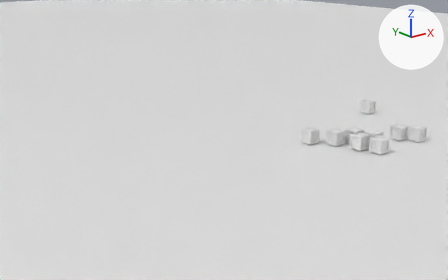
A saved change to the Blender file blender/track_2_ai.blend.
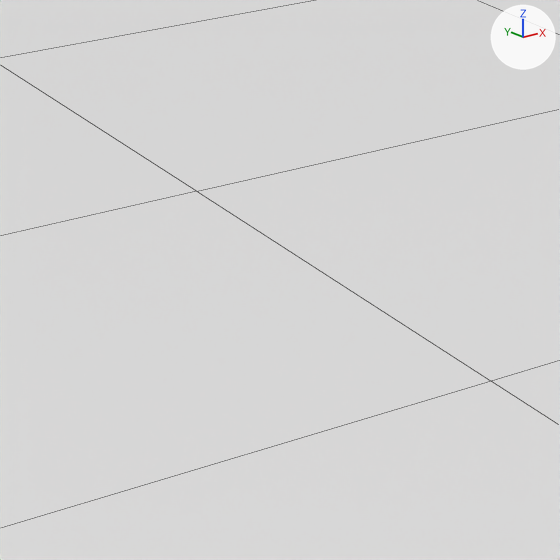
The first picture shows the older version from a 50 mm camera at (-130.7, -155.4, 28.6) aimed at (-77.2, -88.4, 1.8). The close-ups show both versions on the part from 0% to 32% of the width and 43% to 95% of the height of that picture; other places that the commit changed are outside them. The axes (+X, +Y, +Z) are drawn at upper right. The lights are the same throughout. The close-ups show mesh edges as thin lines.

In view in the first close-up: 'ground'.
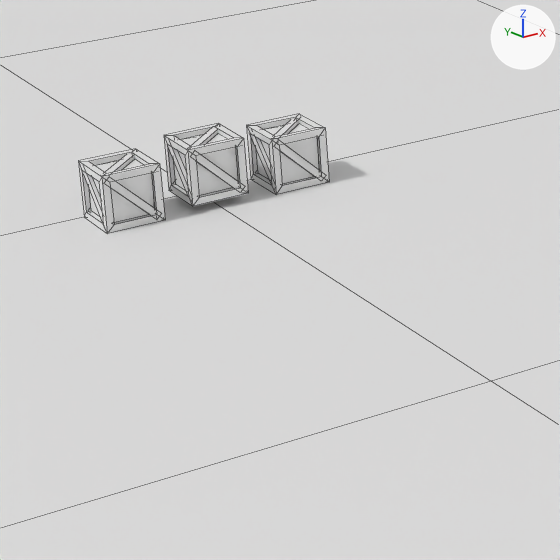
What differs and where, as boxes (x1, y1, x2, y2) in the close-ups (560 x 560 px):
'crate.011', added: after (78, 149, 165, 234)
'crate.010', added: after (164, 124, 248, 206)
'crate.012', added: after (247, 114, 329, 194)

What the commit changed:
Object 'crate.012' (ob_crate_012) is new.
Its parent is ob_empty_001.
Its location is (3.0, 0.0, 1.0).
Its instance type is 'COLLECTION'.
Its instance collection is col_crate.
Object 'Empty.001' (ob_empty_001) is new.
Its location is (-100.0, -81.0, 0.0).
Object 'crate.011' (ob_crate_011) is new.
Its parent is ob_empty_001.
Its location is (-3.0, 0.0, 1.0).
Its instance type is 'COLLECTION'.
Its instance collection is col_crate.
Object 'crate.010' (ob_crate_010) is new.
Its parent is ob_empty_001.
Its location is (0.0, 0.0, 1.269).
Its instance type is 'COLLECTION'.
Its instance collection is col_crate.
